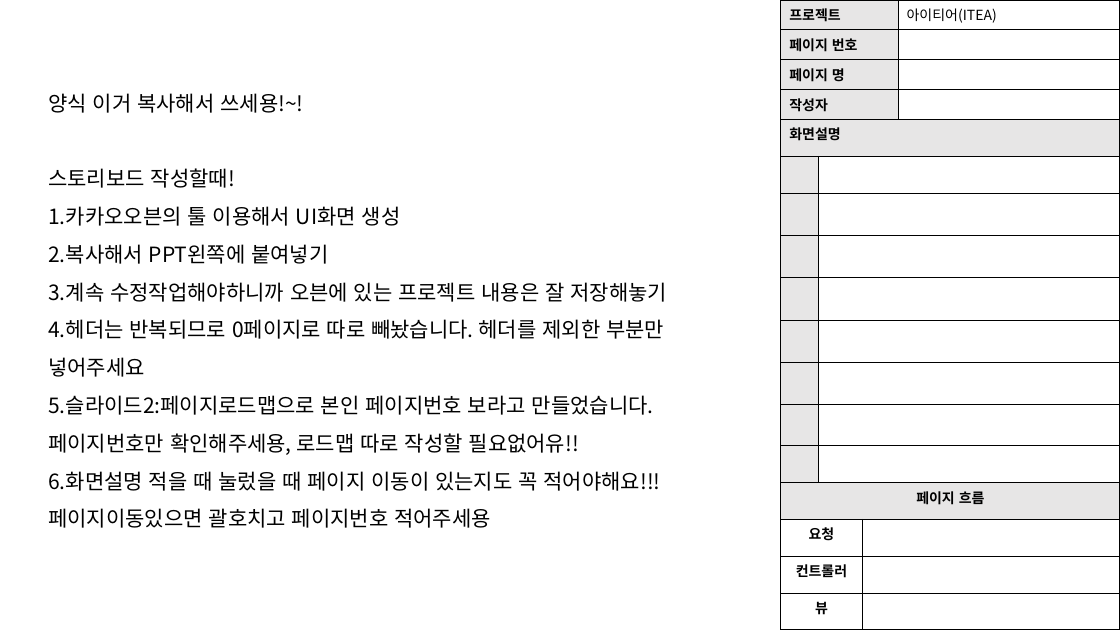
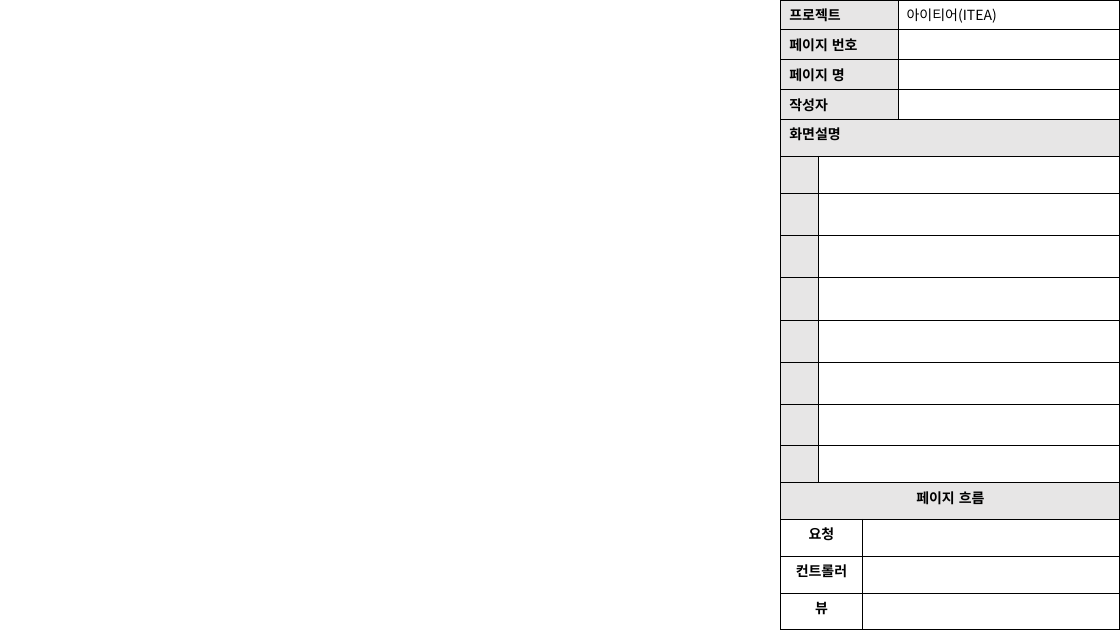
Before and after one commit to skwls2087/itea, a slide deck: slide 1 of 추가자료/스토리보드/스토리보드.pptx (slide 5 before the commit). Drawn at 1120x630 pixels with LibreOffice and Linux fonts; fonts in the diff are those of the drawing. Boxes give left, top, right and bottom in pixels: in the first picture for what was removed or moved away, otherwise in the second. Text is boxed around its words. In the diff, an @@ line names an element or a change of style, - is before the commit and + after.

```diff
--- a/추가자료/스토리보드/스토리보드.pptx
+++ b/추가자료/스토리보드/스토리보드.pptx
@@ text removed at (48, 93, 668, 528) @@
-양식 이거 복사해서 쓰세용!~!
-스토리보드 작성할때!
-1.카카오오븐의 툴 이용해서 UI화면 생성
-2.복사해서 PPT왼쪽에 붙여넣기
-3.계속 수정작업해야하니까 오븐에 있는 프로젝트 내용은 잘 저장해놓기
-4.헤더는 반복되므로 0페이지로 따로 빼놨습니다. 헤더를 제외한 부분만 넣어주세요
-5.슬라이드2:페이지로드맵으로 본인 페이지번호 보라고 만들었습니다. 페이지번호만 확인해주세용, 로드맵 따로 작성할 필요없어유!!
-6.화면설명 적을 때 눌렀을 때 페이지 이동이 있는지도 꼭 적어야해요!!! 페이지이동있으면 괄호치고 페이지번호 적어주세용
```
Also in this commit, not shown: 2 other slides changed, 16 slides added, 14 other files.
